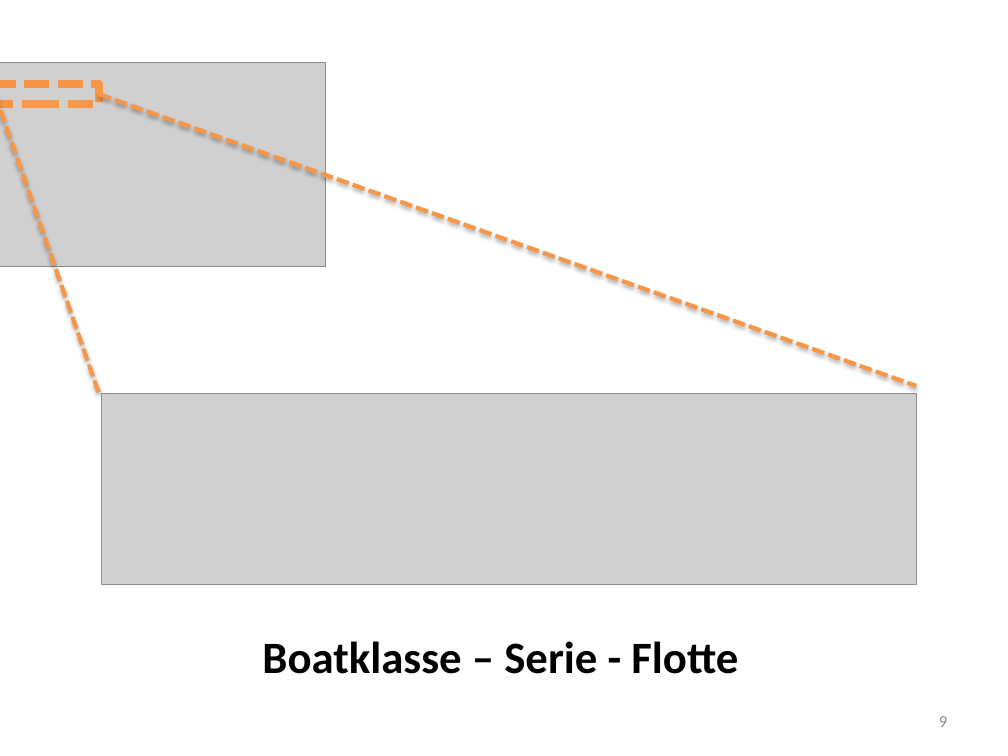
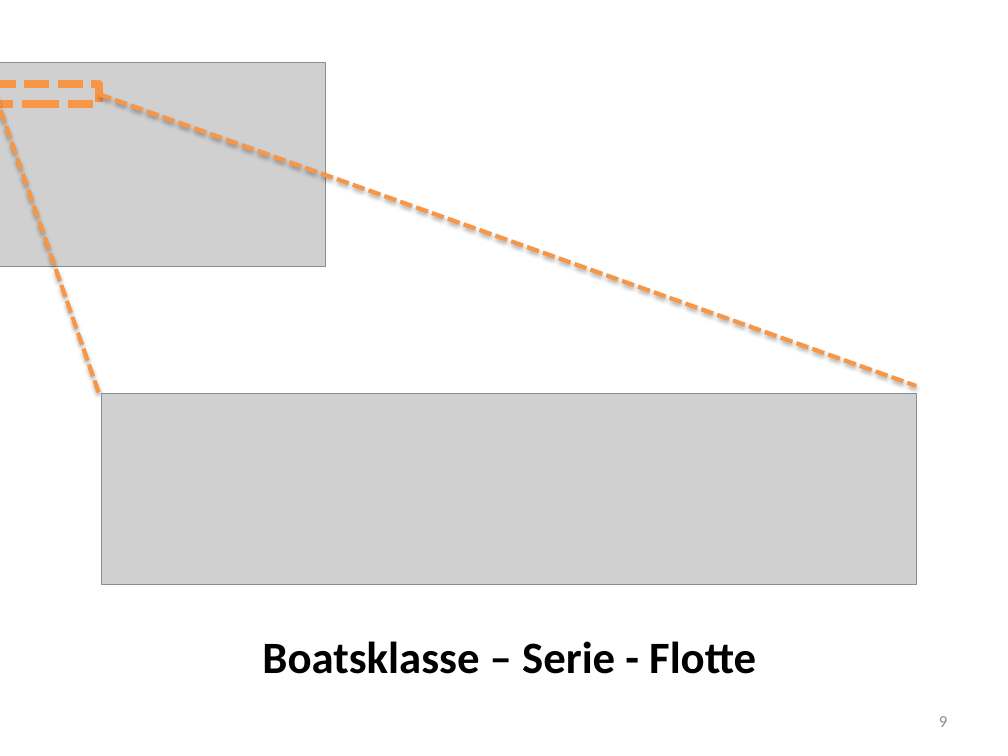
Before and after one commit to axeluhl/sailing-analytics, a slide deck: slide 9 of doc/rccockpit022013.pptx. Drawn at 1008x756 pixels with LibreOffice and Linux fonts; fonts in the diff are those of the drawing; grey boxes stand for pictures. Boxes give left, top, right and bottom in pixels: in the first picture for what was removed or moved away, otherwise in the second. Text is boxed around its words. In the diff, an @@ line names an element or a change of style, - is before the commit and + after.

Commit message:
# updated presentation

```diff
--- a/doc/rccockpit022013.pptx
+++ b/doc/rccockpit022013.pptx
@@ text at (x1=262, y1=641, x2=756, y2=674): text changed @@
-Boatklasse – Serie - Flotte
+Boatsklasse – Serie - Flotte
```
Also in this commit, not shown: 1 other slide changed.
